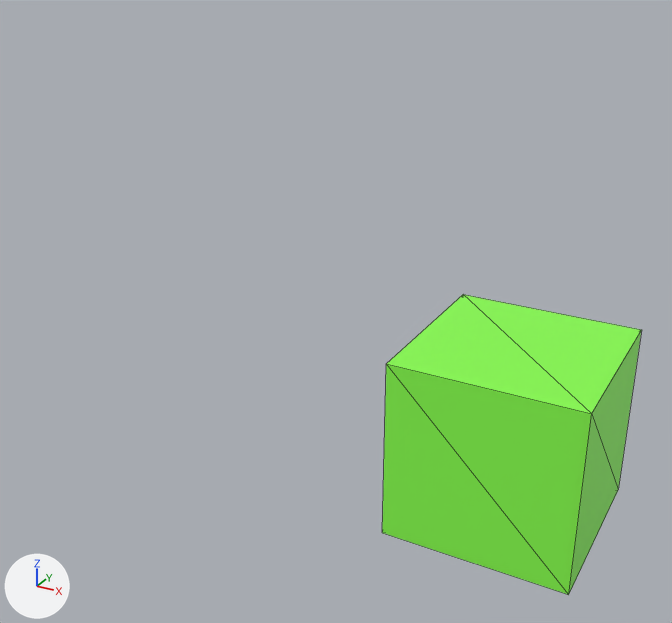
The FBX model Assets/blueBox.fbx as it was, and as the next commit left it.
Camera for both pictures: a 50 mm camera at (0.0124, -0.0417, 0.0255) aimed at (-0.0103, -0.0004, 0.0049). The axes (+X, +Y, +Z) are drawn at lower left. The lights are the same throughout. Mesh edges are drawn as thin lines. Where no turn or scale is listed for an object, it has been applied to the vertices.
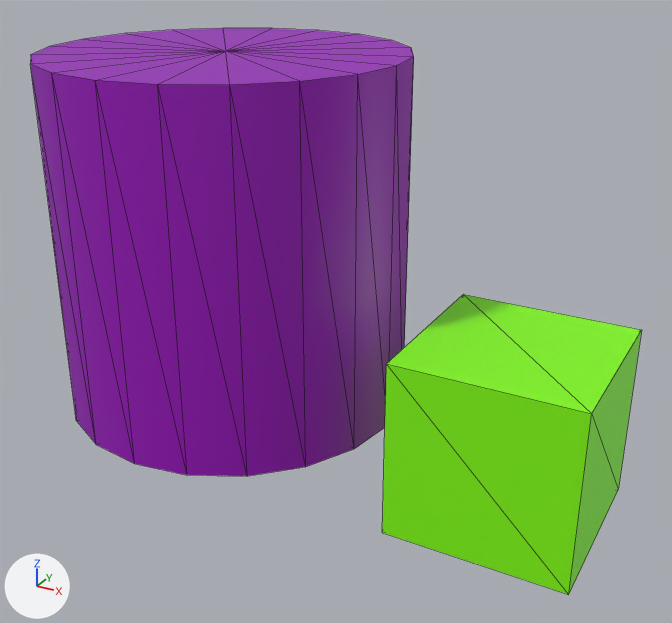
What the commit changed:
Material 'phong1' (mat_phong1) is new.
Its base color is (0.228, 1.0, 0.0) (green #83ff00).
Its roughness is 0.553.
Material 'lambert3' (mat_lambert3) is new.
Its base color is (0.315, 0.0, 0.5) (purple #9800bc).
me_mesh has 8 vertices, 12 faces and spans x -0.005..0.005, y -0.005..0.005, z -0.005..0.005.
me_mesh no longer uses material mat_lambert2 (green #88ff4d).
me_mesh now uses material mat_phong1 (green #83ff00).
Mesh me_mesh_001 is new.
It is a 20-sided cylinder along z spanning x -0.01..0.01, y -0.01..0.01, z -0.01..0.01.
It uses material mat_lambert3 (purple #9800bc).
Object 'pCylinder1' (ob_pcylinder1) is new; it shows me_mesh_001.
Its location is (-0.0172, 0.0, 0.00832).

What differs and where, as boxes [x1, y1, x2, y2] in the pictures (672 x 623 px):
'pCylinder1', added (purple)
    after: [30, 28, 414, 476]
'pCube1', recoloured
    both: [382, 295, 641, 595]
